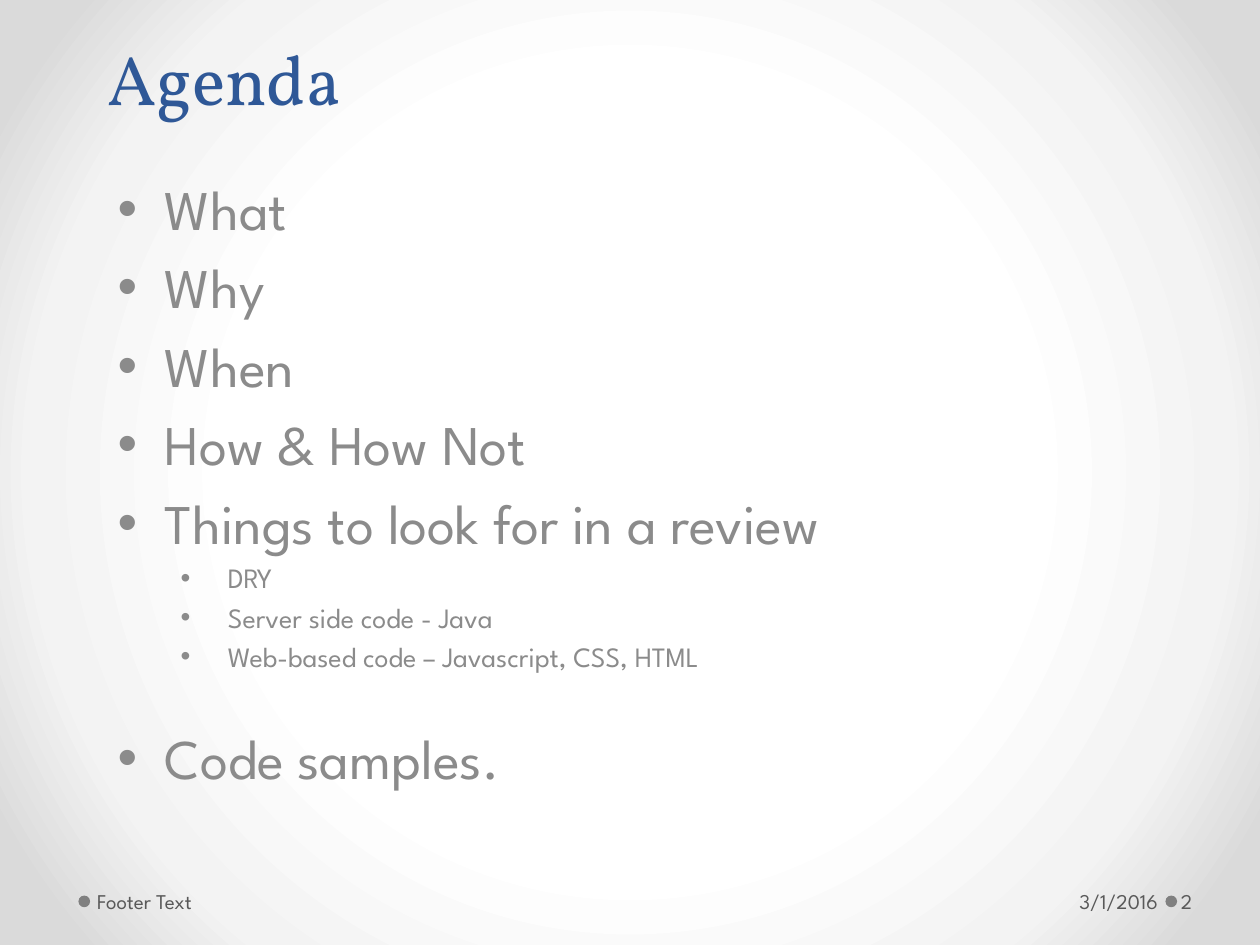
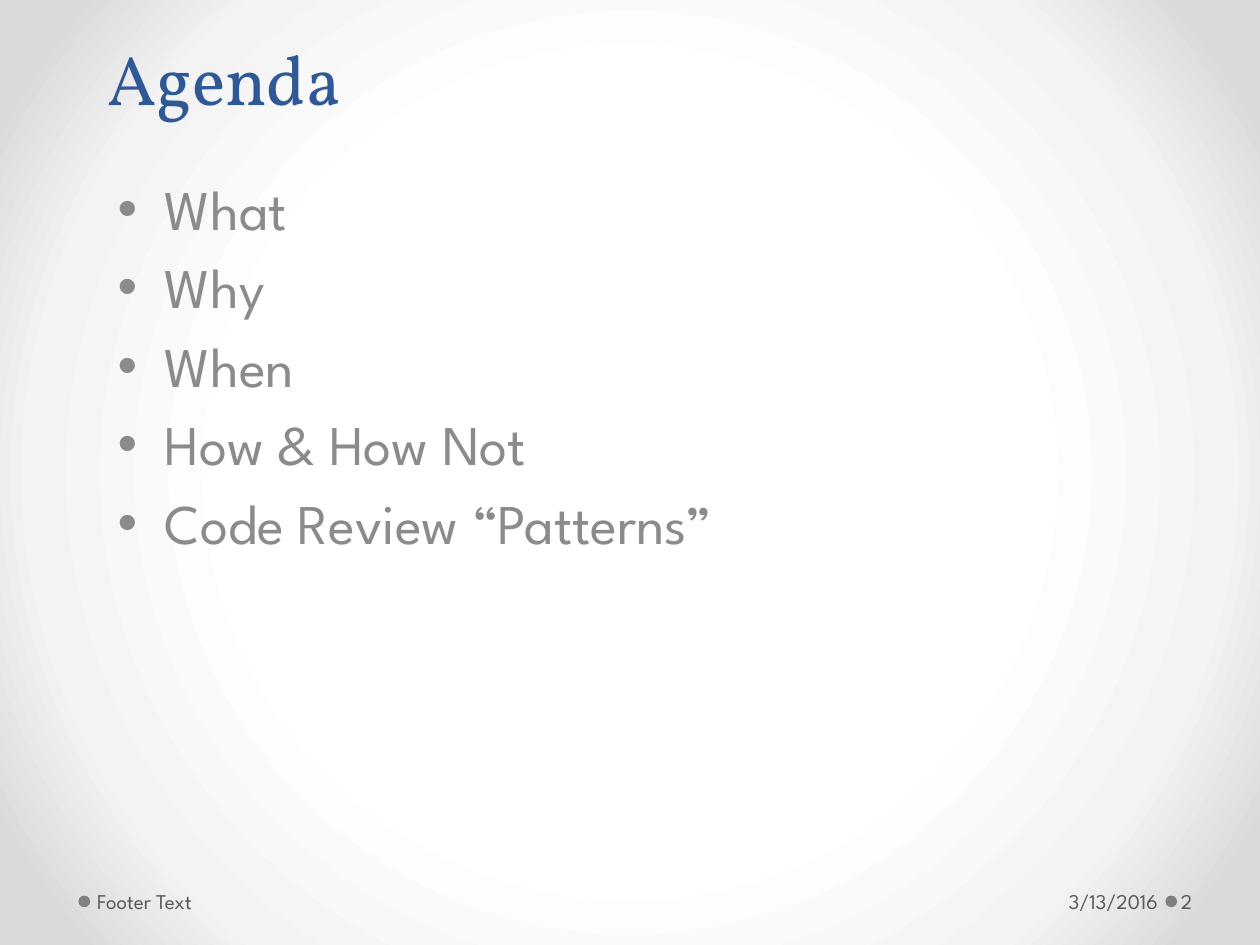
Before and after one commit to h-t-tran/brown, a slide deck: slide 2 of codereview/tech-presentation-effective-codereview.pptx. Drawn at 1260x945 pixels with LibreOffice and Linux fonts; fonts in the diff are those of the drawing. Boxes give left, top, right and bottom in pixels: in the first picture for what was removed or moved away, otherwise in the second. Text is boxed around its words. In the diff, an @@ line names an element or a change of style, - is before the commit and + after.

Commit message:
update code review slides

```diff
--- a/codereview/tech-presentation-effective-codereview.pptx
+++ b/codereview/tech-presentation-effective-codereview.pptx
@@ subtitle at <box>165,505,712,545</box>: text changed; size 16 to 32 pt @@
-• Things to look for in a review
-  • DRY
-  • Server side code - Java
-  • Web-based code – Javascript, CSS, HTML
-• Code samples.
+• Code Review “Patterns”
@@ text at <box>1069,894,1158,911</box>: text changed @@
-3/1/2016
+3/13/2016
```
Also in this commit, not shown: 12 other slides changed, 5 slides added, 2 other files.
